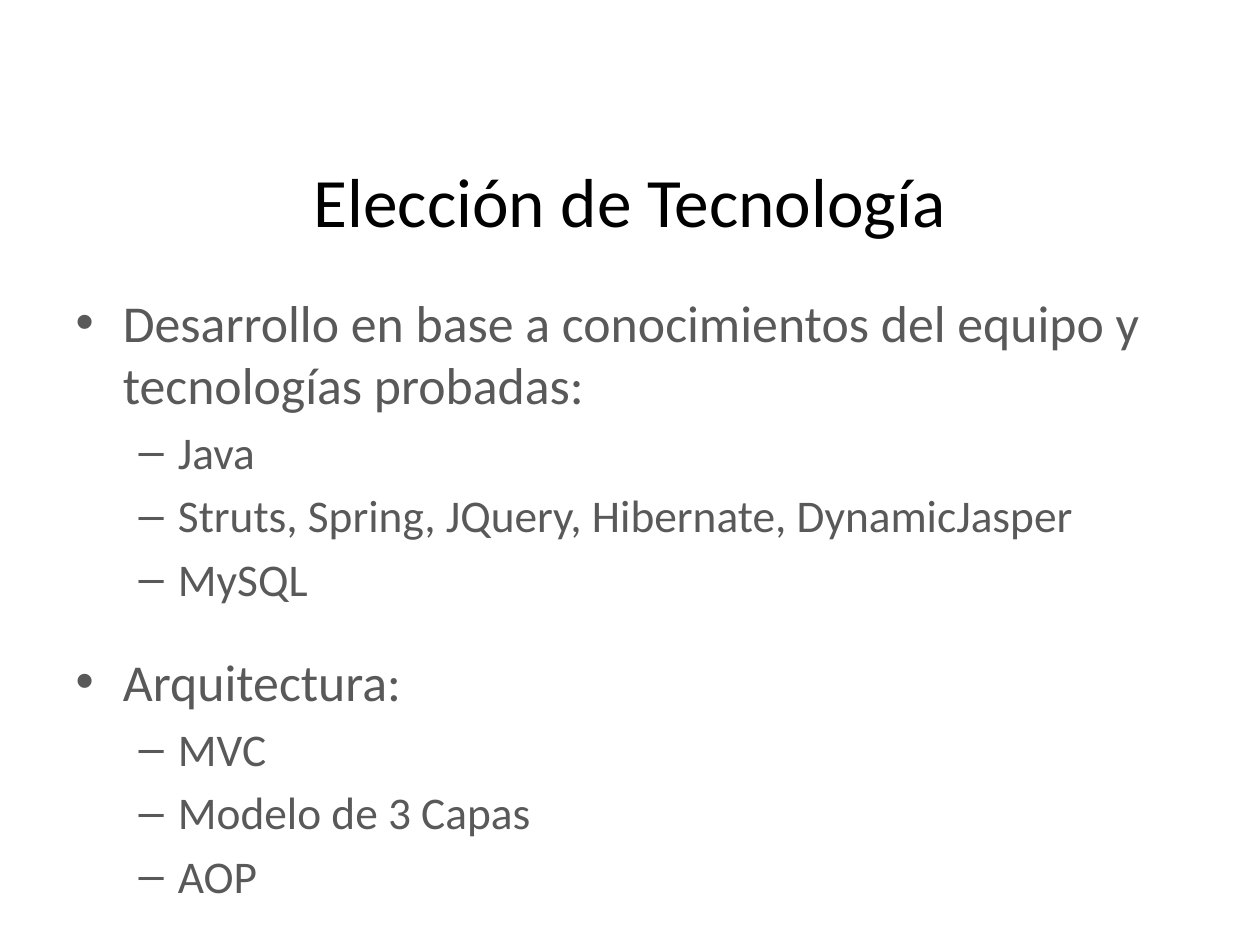
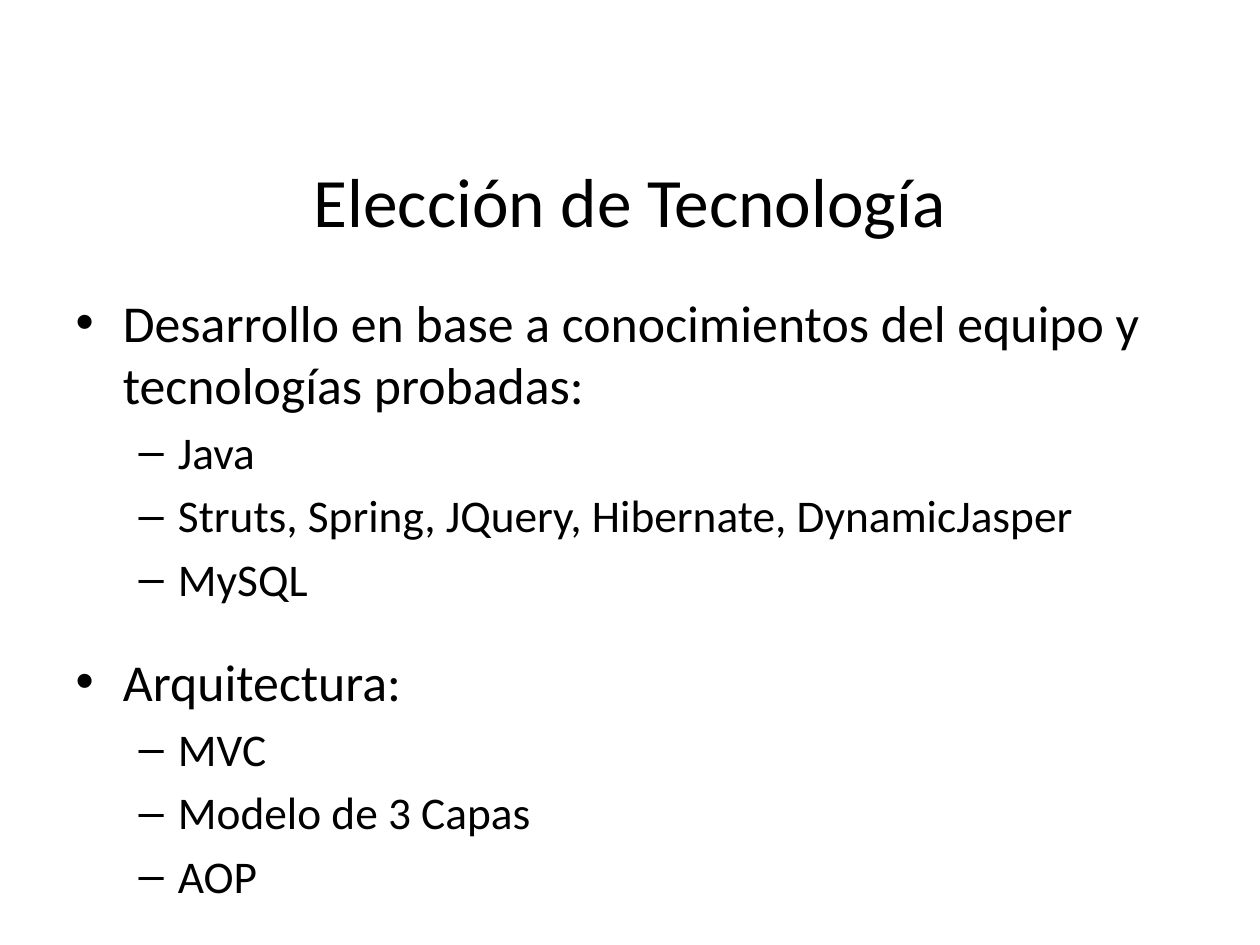
Before and after one commit to pedrohmolina/admin-ong, a slide deck: slide 18 of Documentacion/Presentacion/Presentacion Sirius.pptx (slide 17 before the commit). Drawn at 1260x945 pixels with LibreOffice and Linux fonts; fonts in the diff are those of the drawing; background and template pictures are left out. Boxes give left, top, right and bottom in pixels: in the first picture for what was removed or moved away, otherwise in the second. Text is boxed around its words. In the diff, an @@ line names an element or a change of style, - is before the commit and + after.

```diff
--- a/Documentacion/Presentacion/Presentacion Sirius.pptx
+++ b/Documentacion/Presentacion/Presentacion Sirius.pptx
@@ text "Desarrollo en base a conocimientos ..." at (x1=123, y1=306, x2=1139, y2=894): text colour #595959 to #000000 @@
```
Also in this commit, not shown: 10 other slides changed, 8 slides added, 7 slides removed.
